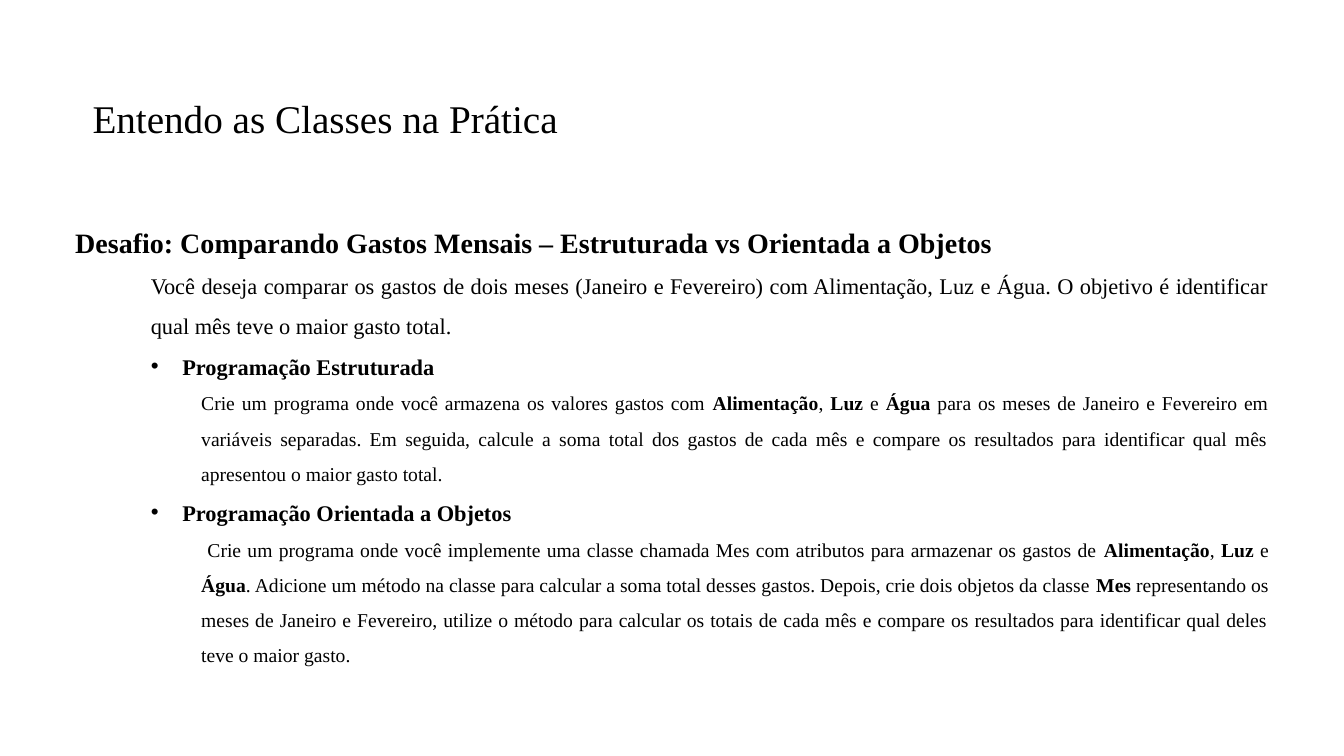
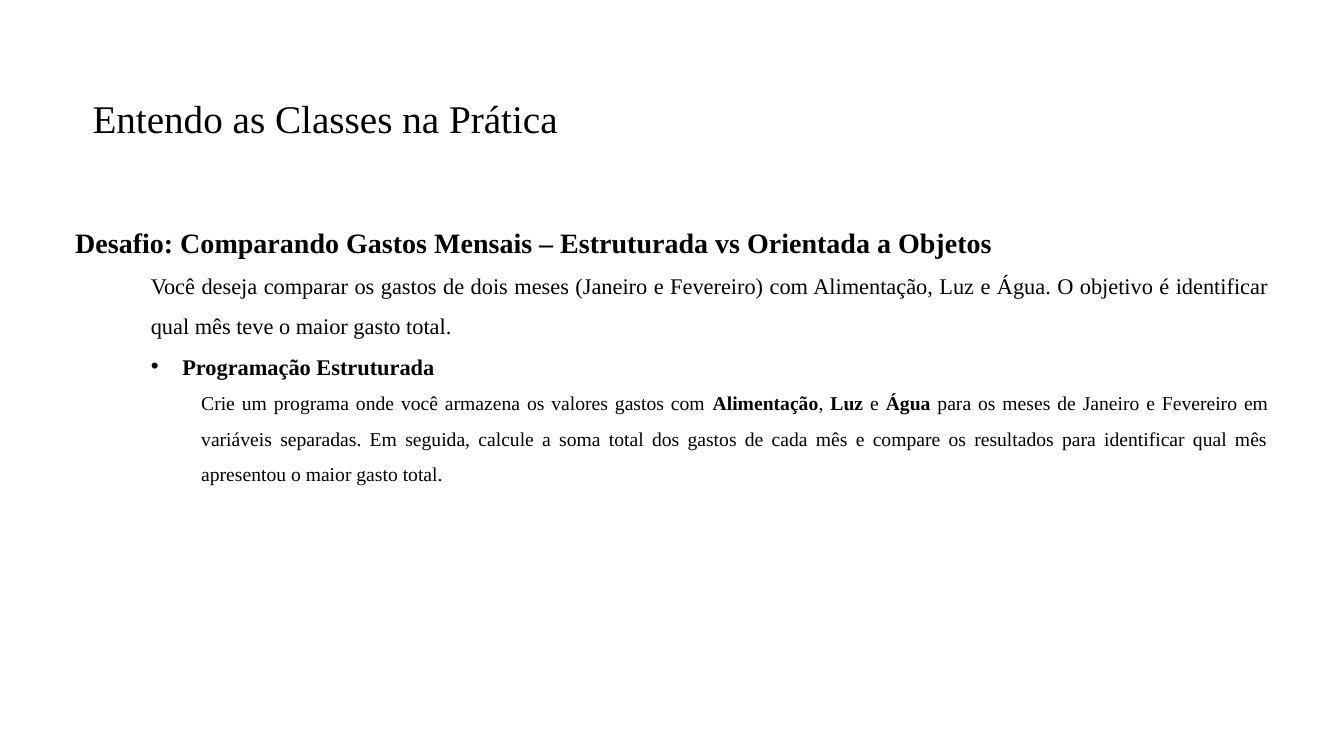
Before and after one commit to PedroMiho/UMC, a slide deck: slide 4 of Projetos de Software/Aula 06 - Introdução à POO/Introdução ao POO.pptx (slide 3 before the commit). Drawn at 1344x756 pixels with LibreOffice and Linux fonts; fonts in the diff are those of the drawing; background and template pictures are left out. Boxes give left, top, right and bottom in pixels: in the first picture for what was removed or moved away, otherwise in the second. Text is boxed around its words. In the diff, an @@ line names an element or a change of style, - is before the commit and + after.

```diff
--- a/Projetos de Software/Aula 06 - Introdução à POO/Introdução ao POO.pptx
+++ b/Projetos de Software/Aula 06 - Introdução à POO/Introdução ao POO.pptx
@@ text at box(182, 505, 1269, 667): paragraphs removed @@
-  • Programação Orientada a Objetos
-    Crie um programa onde você implemente uma classe chamada Mes com atributos para armazenar os gastos de Alimentação, Luz e Água. Adicione um método na classe para calcular a soma total desses gastos. Depois, crie dois objetos da classe Mes representando os meses de Janeiro e Fevereiro, utilize o método para calcular os totais de cada mês e compare os resultados para identificar qual deles teve o maior gasto.
```
Also in this commit, not shown: 2 slides added, 6 other files.
